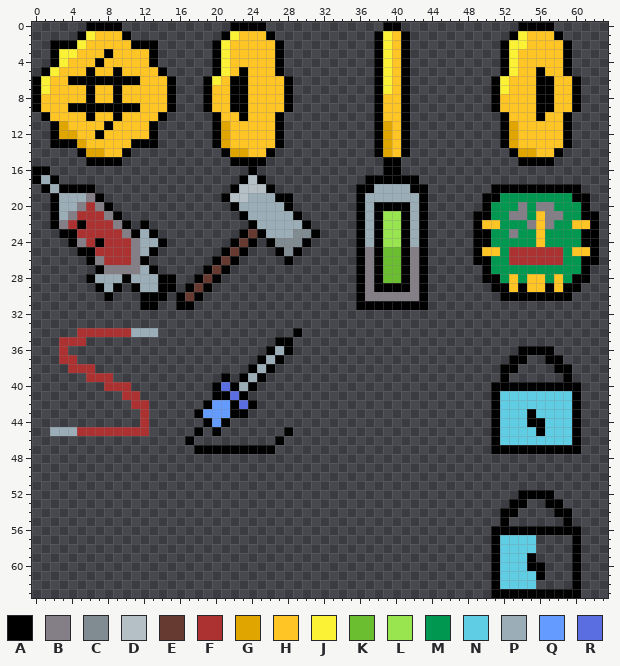
Two versions of one pixel-art file, Assets/Images/Sprites/Collectables.aseprite. The picture above was drawn from the file before the commit.
64x64 pixels, 1 frame.
Palette (. is transparent): A #000000  B #847e87  C #808b92  D #b5c0c6  E #663931  F #ac3232  G #e1a500  H #ffc524  J #fbf236  K #6abe30  L #99e550  M #009750  N #5fcde4  P #9badb7  Q #639bff  R #5b6ee1
Pixels before (only the part around the change), first column x 25:
25 ..ACA......ABAKKABA.....AHHMFFFFFFMHHA.
26 ...A.......ABAKKABA.....AAMMFFFFFFMMAA.
27 ...........ABAKKABA......AMMMMMMMMMMA..
28 ...........ABAKKABA......AAMHMHHMHMAA..
29 ...........ABAAAABA.......AAHAHHAHAA...
30 ...........ABBBBBBA........AAAAAAAA....
31 ...........AAAAAAAA....................
32 .......................................
33 .......................................
34 ....A..................................
35 ..AA...................................
36 .APA.........................AAAA......
37 APA.........................AA..AA.....
38 PA.........................AA....AA....
39 A..........................A......A....
40 ..........................AAAAAAAAAA...
41 ..........................ANNNNNNNNA...
42 ..........................ANNNNNNNNA...
43 ..........................ANNNANNNNA...
44 ..........................ANNNAANNNA...
45 ...A......................ANNNNANNNA...
46 ..A.......................ANNNNNNNNA...
47 AA........................AAAAAAAAAA...
48 .......................................
49 .......................................
50 .......................................
51 .......................................
52 .............................AAAA......
53 ............................AA..AA.....
54 ...........................AA....AA....
55 ...........................A......A....
56 ..........................AAAAAAAAAA...
57 ..........................ANNNN....A...
58 ..........................ANNNN....A...
59 ..........................ANNNA....A...
60 ..........................ANNNAA...A...
61 ..........................ANNNNA...A...
62 ..........................ANNNN....A...
63 ..........................AAAAAAAAAA...
After:
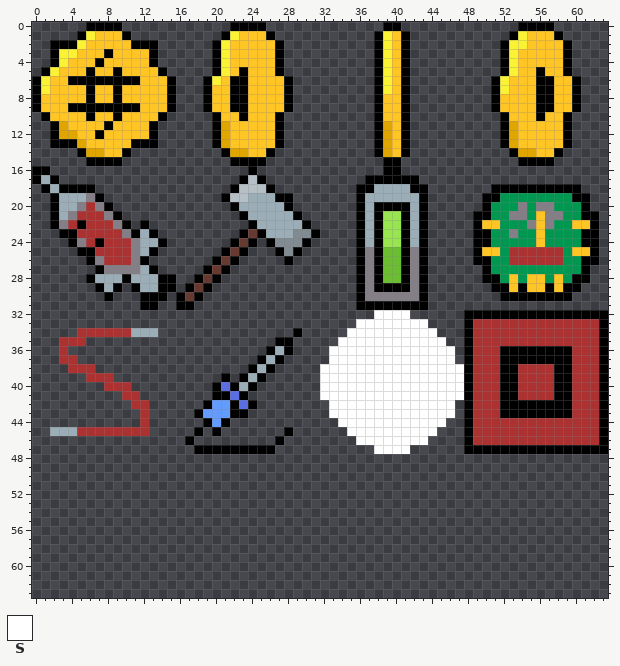
Colours new in this view: S #ffffff
Difference:
The author put colour A in row 32 at x 48 to 63; in rows 33 to 35 at x 48 and 63; in row 36 at x 48, 52 to 53, 58 to 59 and 63; in row 37 at x 48, 52, 55 to 56, 59 and 63; in row 38 at x 48 and 63; in row 39 at x 48, 53, 58 and 63.
The author put colour A in rows 40 to 46 at x 48 and 63; in row 47 at x 48 to 50 and 61 to 63.
Colour N becomes colour A in row 41 at x 52 to 53 and 58 to 59; in row 42 at x 52 to 59; in row 43 at x 52 to 54 and 56 to 59.
The author put colour F in rows 33 to 35 at x 49 to 62; in rows 36 to 37 at x 49 to 51 and 60 to 62; in rows 38 to 39 at x 49 to 51, 54 to 57 and 60 to 62; in rows 40 to 46 at x 49 to 50 and 61 to 62.
Colour A becomes colour F in row 40 at x 51, 54 to 57 and 60; in rows 41 to 43 at x 51 and 60; in row 44 at x 51, 55 to 56 and 60; in row 45 at x 51, 56 and 60; in row 46 at x 51 and 60.
Colour N becomes colour F in row 41 at x 54 to 57; in row 44 at x 52 to 54 and 57 to 59; in row 45 at x 52 to 55 and 57 to 59; in row 46 at x 52 to 59.
The author put colour S in row 32 at x 38 to 41; in row 33 at x 36 to 43; in row 34 at x 35 to 44; in row 35 at x 34 to 45; in rows 36 to 37 at x 33 to 46; in rows 38 to 41 at x 32 to 47.
The author put colour S in rows 42 to 43 at x 33 to 46; in row 44 at x 34 to 45; in row 45 at x 35 to 44; in row 46 at x 36 to 43; in row 47 at x 38 to 41.
The edit erases colour A in row 52 at x 54 to 57; in row 53 at x 53 to 54 and 57 to 58; in row 54 at x 52 to 53 and 58 to 59; in row 55 at x 52 and 59; in row 56 at x 51 to 60; in rows 57 to 58 at x 51 and 60.
The edit erases colour A in row 59 at x 51, 55 and 60; in row 60 at x 51, 55 to 56 and 60; in row 61 at x 51, 56 and 60; in row 62 at x 51 and 60; in row 63 at x 51 to 60.
The edit erases colour N in rows 57 to 58 at x 52 to 55; in rows 59 to 60 at x 52 to 54; in rows 61 to 62 at x 52 to 55.
